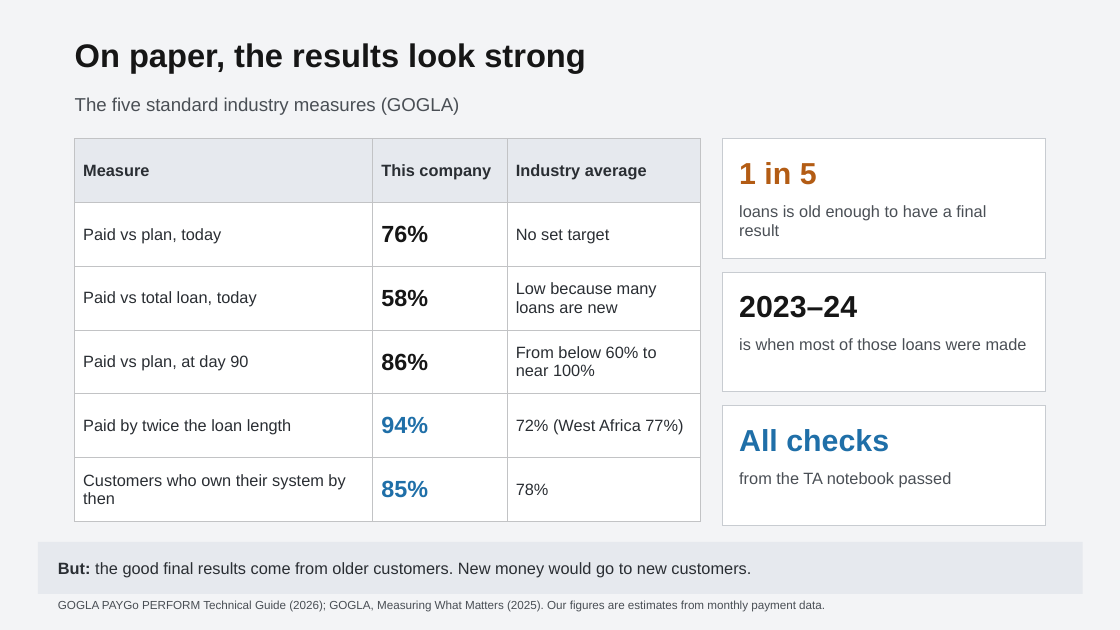
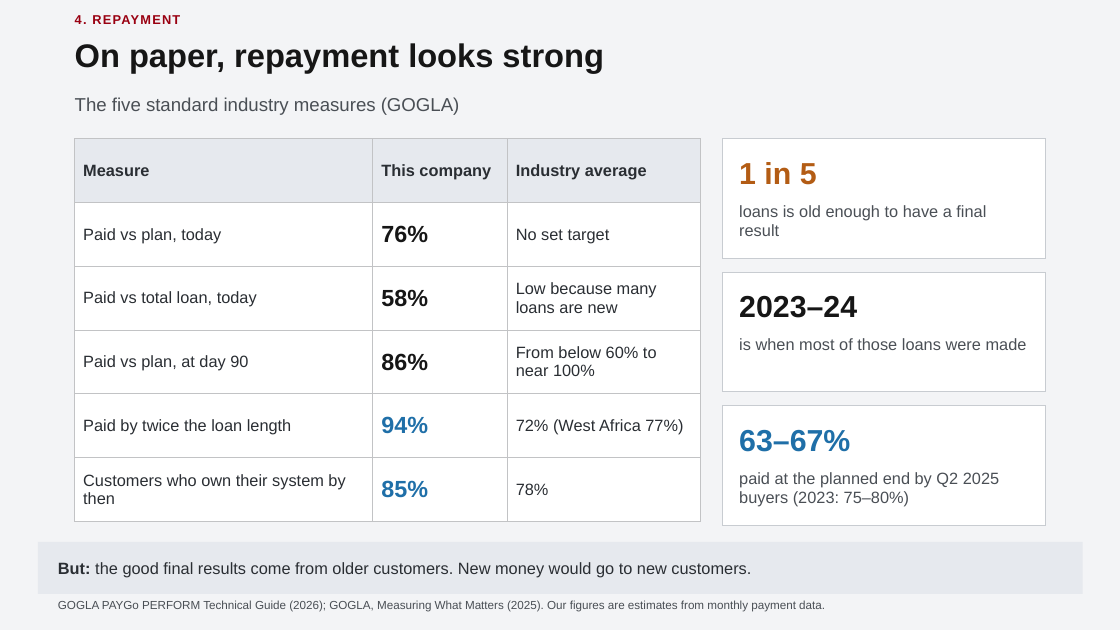
Before and after one commit to chilalaabubakar/EDA, a slide deck: slide 5 of case_study_5_paygo/Case_5_-_Decision_Briefing.pptx (slide 3 before the commit). Drawn at 1120x630 pixels with LibreOffice and Linux fonts; fonts in the diff are those of the drawing. Boxes give left, top, right and bottom in pixels: in the first picture for what was removed or moved away, otherwise in the second. Text is boxed around its words. In the diff, an @@ line names an element or a change of style, - is before the commit and + after.

```diff
--- a/case_study_5_paygo/Case_5_-_Decision_Briefing.pptx
+++ b/case_study_5_paygo/Case_5_-_Decision_Briefing.pptx
@@ text added at (75,15,180,24), 11 pt, text #990011, bold @@
+4. REPAYMENT
@@ text at (75,43,603,73): text changed @@
-On paper, the results look strong
+On paper, repayment looks strong
@@ text at (739,430,850,452): text changed @@
-All checks
+63–67%
@@ text at (739,472,999,507): text changed @@
-from the TA notebook passed
+paid at the planned end by Q2 2025 buyers (2023: 75–80%)
```
Also in this commit, not shown: 9 other slides changed, 1 slide added, 1 slide removed, 5 other files.
